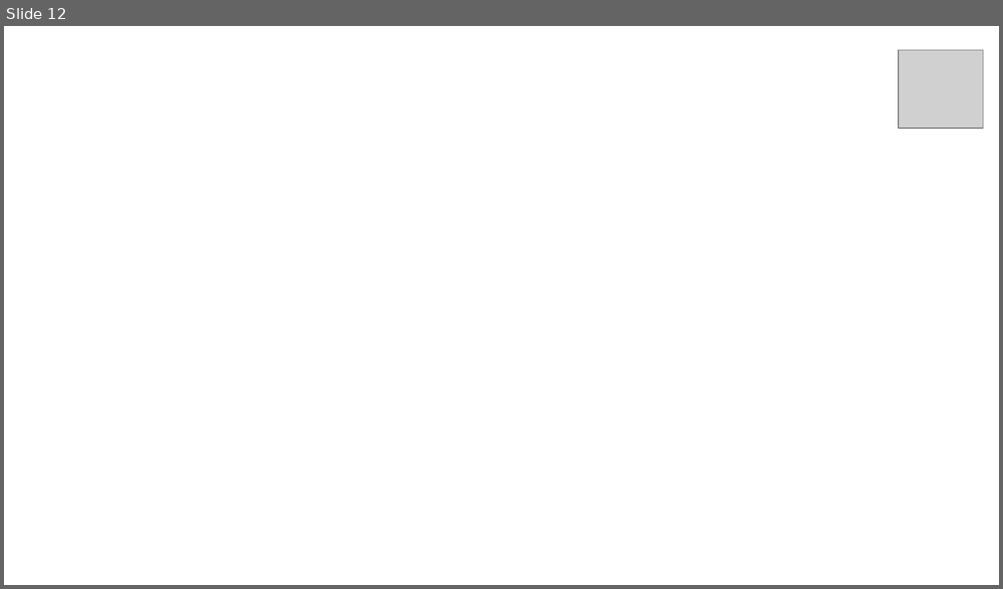
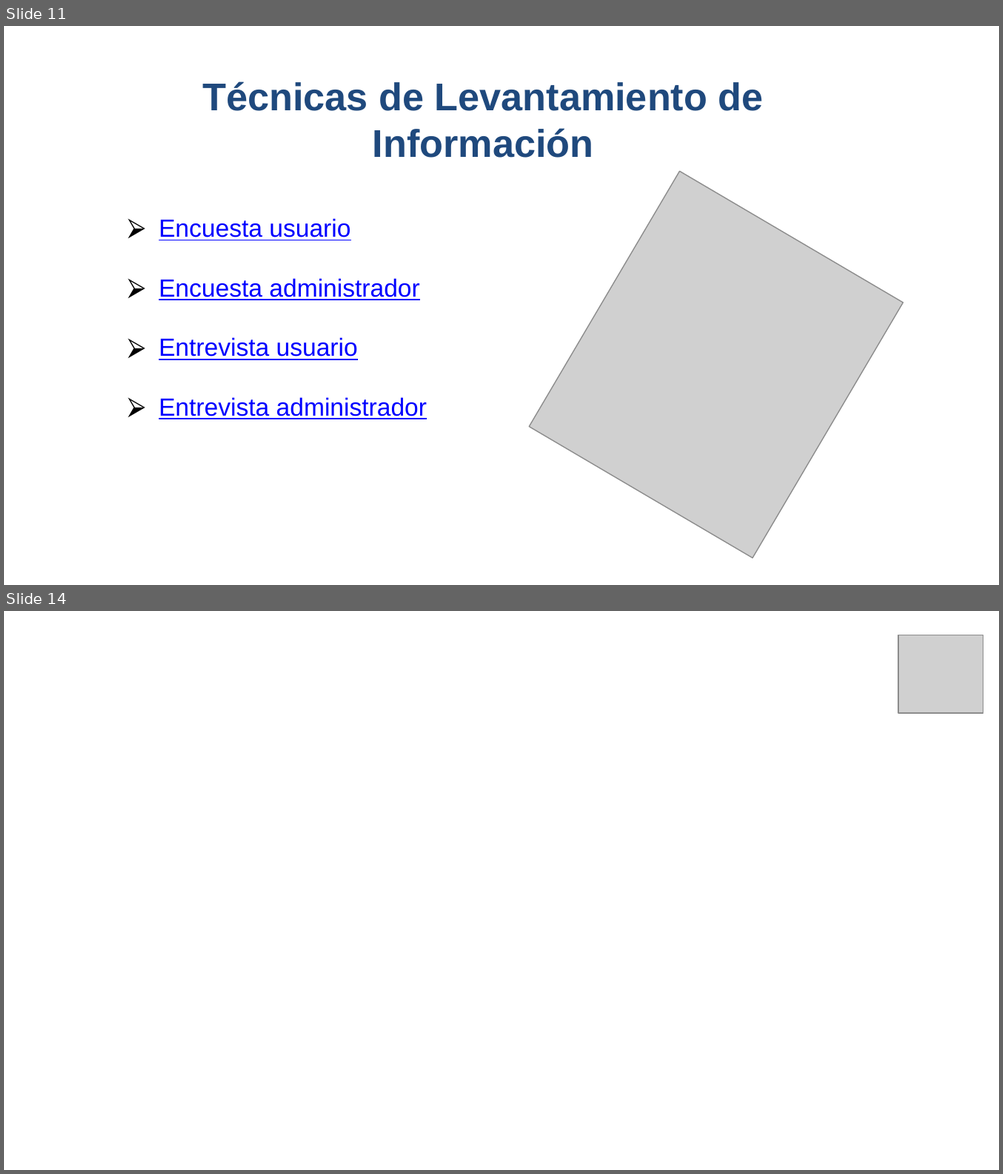
Before and after one commit to LauraV8/ProyectoSena1Tri, a slide deck: Presentación Proyecto.pptx. Shown one above the other, each under a label of ours: slide 12 before the commit, slides 11 and 14 after it; the slides between them are not shown. The pictures are 1003x589 and 1003x1174 pixels, drawn with LibreOffice and Linux fonts; fonts in the diff are those of the drawing; grey boxes stand for pictures; background and template pictures are left out. Boxes give left, top, right and bottom in pixels: in the first picture for what was removed or moved away, otherwise in the second. Text is boxed around its words. In the diff, an @@ line names an element or a change of style, - is before the commit and + after.

```diff
--- a/Presentación Proyecto.pptx
+++ b/Presentación Proyecto.pptx
@@ slide 11 added at (4,26,999,585), background picture (left out) @@
@@ text added at (203,82,763,158), 28 pt, text #1F497D, bold @@
+Técnicas de Levantamiento de Información
@@ picture added at (529,172,902,559) @@
@@ text added at (159,218,427,420), 18 pt, text #0000FF, underline @@
+⮚ Encuesta usuario
+⮚ Encuesta administrador
+⮚ Entrevista usuario
+⮚ Entrevista administrador
@@ what was slide 12 is now slide 14 @@
```
Also in this commit, not shown: 9 slides changed, 2 other slides added, 1 slide removed, 2 other files.
